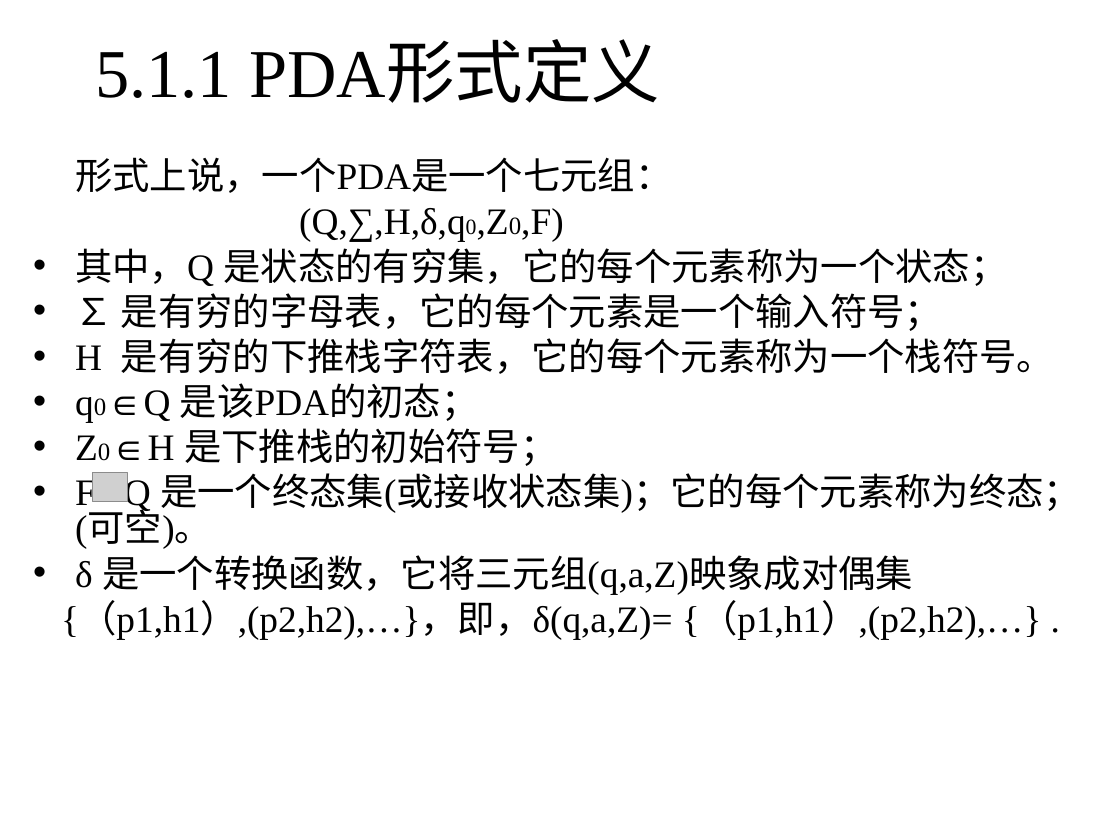
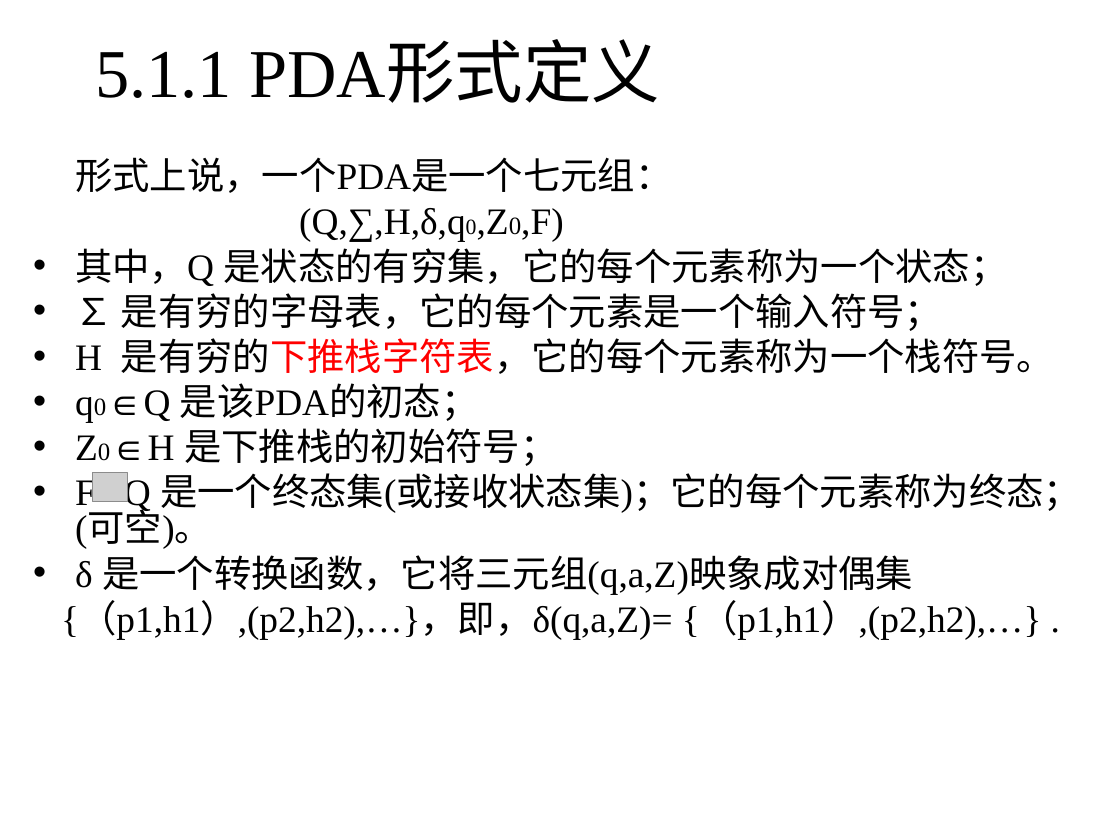
Before and after one commit to zhengxq27/Junior_study, a slide deck: slide 5 of 编译原理/课件/编译原理 5章00.ppt. Drawn at 1120x840 pixels with LibreOffice and Linux fonts; fonts in the diff are those of the drawing; grey boxes stand for pictures. Boxes give left, top, right and bottom in pixels: in the first picture for what was removed or moved away, otherwise in the second. Text is boxed around its words. In the diff, an @@ line names an element or a change of style, - is before the commit and + after.

```diff
--- a/编译原理/课件/编译原理 5章00.ppt
+++ b/编译原理/课件/编译原理 5章00.ppt
@@ text at (75,338,1054,374): text colour #000000 to #FF0000 in "是有穷的下推栈字符表，它的每个元素称为一个栈符号。" @@
```
Also in this commit, not shown: 1 other slide changed, 4 other files.
